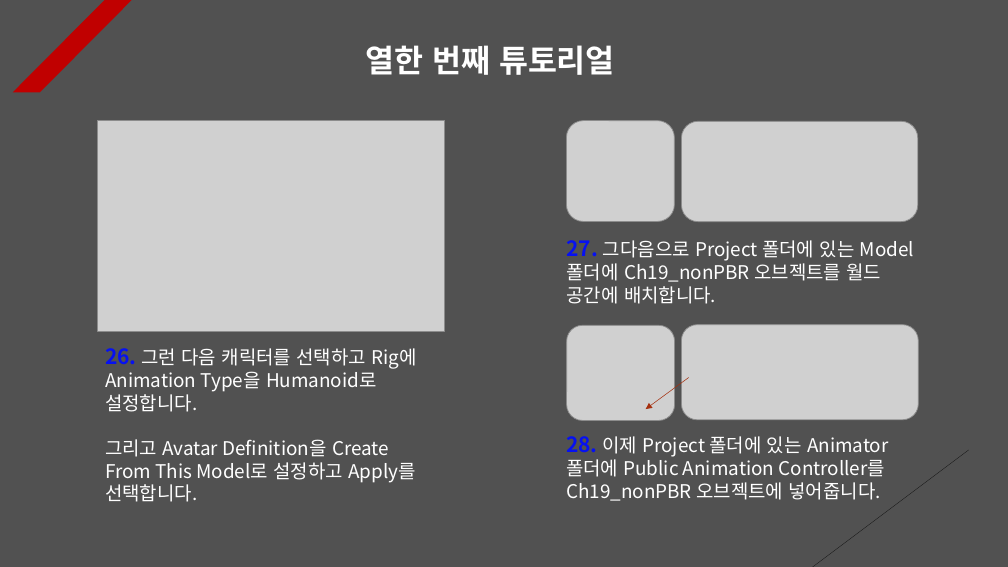
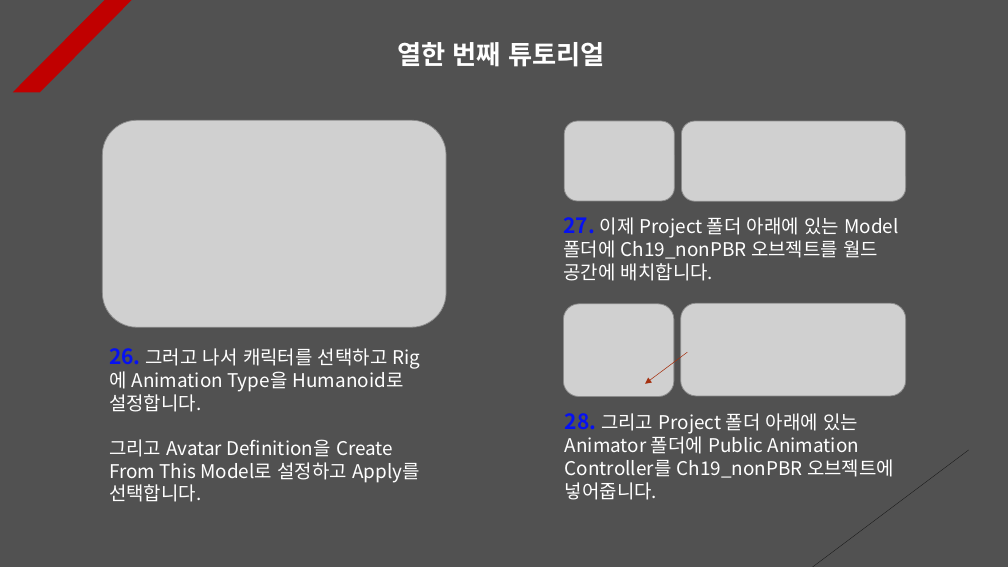
Before and after one commit to Unity2033/3D-UnityEngine, a slide deck: slide 11 of Assets/Class/Animation Retargeting/PPT Data/Animation Retargeting Example.pptx. Drawn at 1008x567 pixels with LibreOffice and Linux fonts; fonts in the diff are those of the drawing; grey boxes stand for pictures. Boxes give left, top, right and bottom in pixels: in the first picture for what was removed or moved away, otherwise in the second. Text is boxed around its words. In the diff, an @@ line names an element or a change of style, - is before the commit and + after.

```diff
--- a/Assets/Class/Animation Retargeting/PPT Data/Animation Retargeting Example.pptx
+++ b/Assets/Class/Animation Retargeting/PPT Data/Animation Retargeting Example.pptx
@@ text "열한 번째 튜토리얼" at <box>397,42,604,67</box>: size 30 to 25 pt; alignment left to centre @@
@@ picture: place and size @@
-picture at <box>97,120,445,331</box>
+picture at <box>102,120,446,327</box>
@@ picture: place and size @@
-picture at <box>566,121,675,222</box>
+picture at <box>564,121,675,201</box>
@@ picture: place and size @@
-picture at <box>681,121,918,222</box>
+picture at <box>681,121,906,201</box>
@@ text at <box>563,217,898,281</box>: text changed @@
-27. 그다음으로 Project 폴더에 있는 Model 폴더에 Ch19_nonPBR 오브젝트를 월드 공간에 배치합니다.
+27. 이제 Project 폴더 아래에 있는 Model 폴더에 Ch19_nonPBR 오브젝트를 월드 공간에 배치합니다.
@@ picture: place and size @@
-picture at <box>567,325,675,420</box>
+picture at <box>563,304,674,397</box>
@@ picture: place and size @@
-picture at <box>681,324,918,420</box>
+picture at <box>681,303,906,396</box>
@@ text at <box>109,348,404,412</box>: text changed @@
-26. 그런 다음 캐릭터를 선택하고 Rig에 Animation Type을 Humanoid로 설정합니다.
+26. 그러고 나서 캐릭터를 선택하고 Rig에 Animation Type을 Humanoid로 설정합니다.
@@ arrow moved from (689, 377) - (646, 409) to (687, 352) - (645, 384) @@
@@ text at <box>565,413,894,500</box>: text changed @@
-28. 이제 Project 폴더에 있는 Animator 폴더에 Public Animation Controller를 Ch19_nonPBR 오브젝트에 넣어줍니다.
+28. 그리고 Project 폴더 아래에 있는 Animator 폴더에 Public Animation Controller를 Ch19_nonPBR 오브젝트에 넣어줍니다.
```
Also in this commit, not shown: 13 other slides changed, 15 other files.
